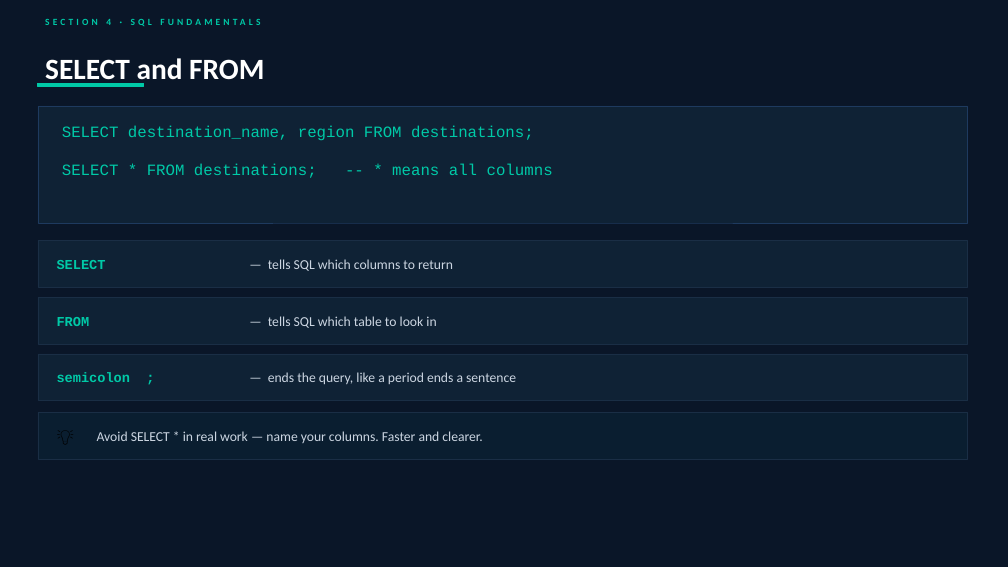
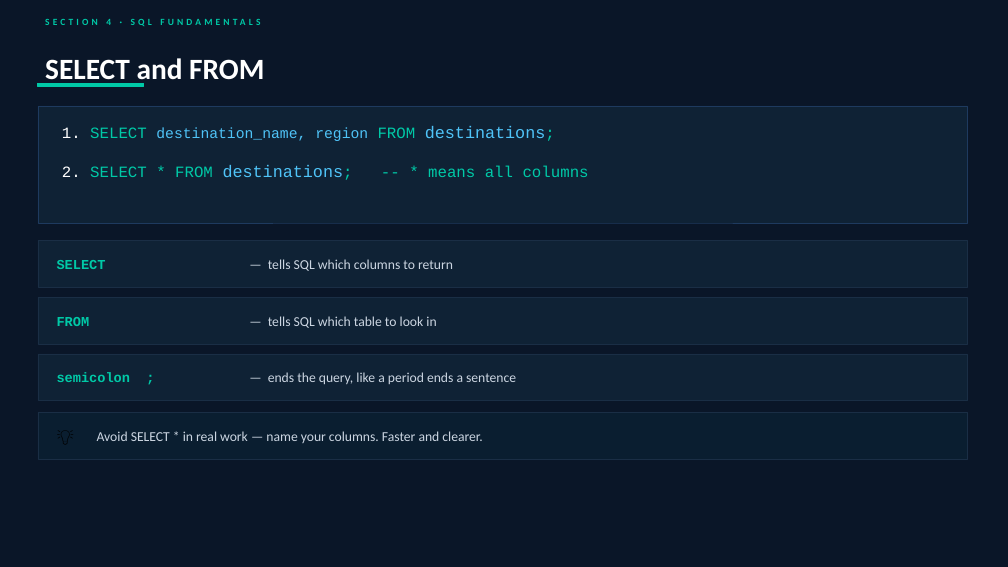
Before and after one commit to rachellvinculado/sql-seminar-nsm2026, a slide deck: slide 19 of SQL_Seminar_Deck_102026.pptx. Drawn at 1008x567 pixels with LibreOffice and Linux fonts; fonts in the diff are those of the drawing. Boxes give left, top, right and bottom in pixels: in the first picture for what was removed or moved away, otherwise in the second. Text is boxed around its words. In the diff, an @@ line names an element or a change of style, - is before the commit and + after.

```diff
--- a/SQL_Seminar_Deck_102026.pptx
+++ b/SQL_Seminar_Deck_102026.pptx
@@ text at (x1=62, y1=126, x2=589, y2=177): text changed; text colour #00C9A7 to #4FC3F7 @@
-SELECT destination_name, region FROM destinations;
-SELECT * FROM destinations; -- * means all columns
+1. SELECT destination_name, region FROM destinations;
+2. SELECT * FROM destinations; -- * means all columns
```
Also in this commit, not shown: 17 other slides changed, 7 slides removed, 1 other file.
